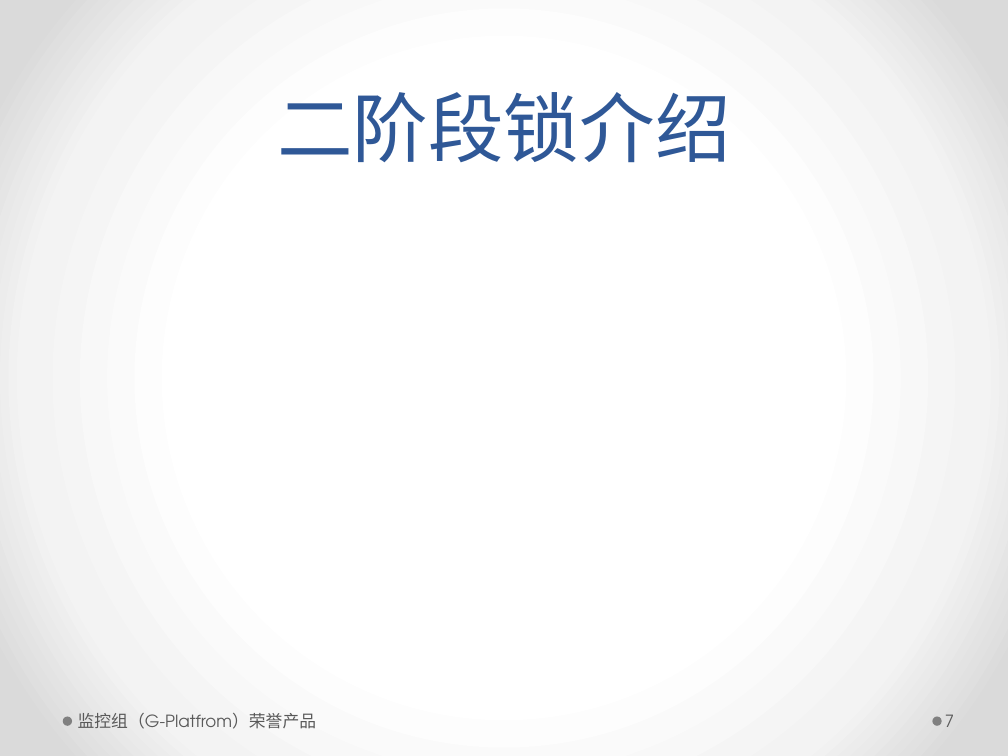
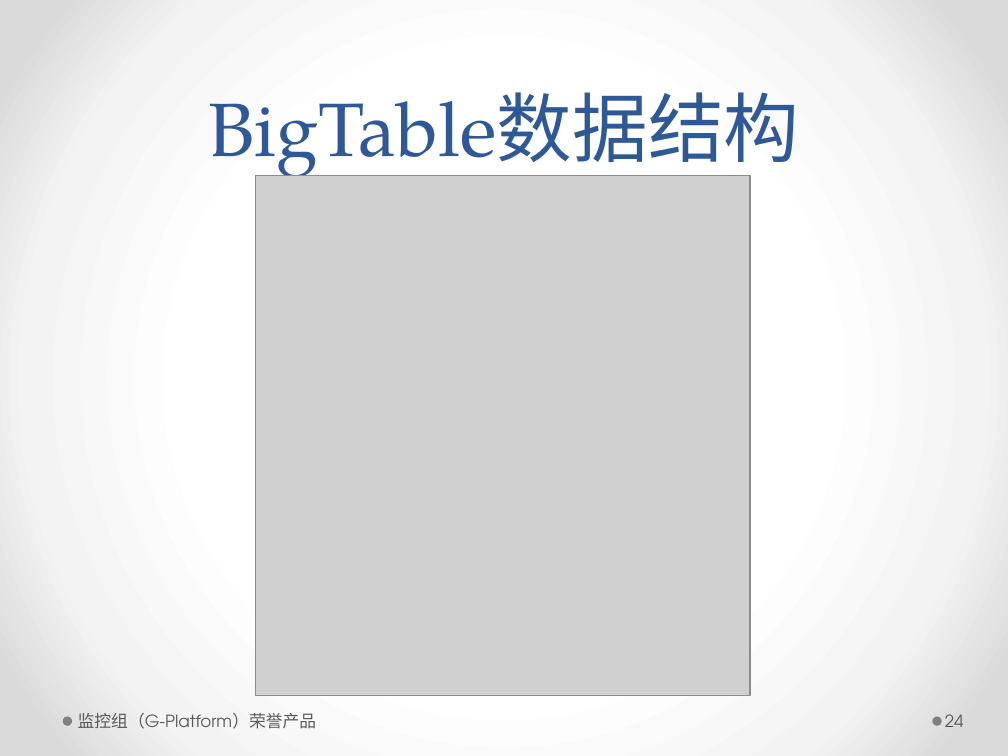
Before and after one commit to ccnt/ccntdb.core.algorithm, a slide deck: slide 24 of Algorithm/文档/ccntDB分布式数据库一致性问题.pptx (slide 7 before the commit). Drawn at 1008x756 pixels with LibreOffice and Linux fonts; fonts in the diff are those of the drawing; grey boxes stand for pictures. Boxes give left, top, right and bottom in pixels: in the first picture for what was removed or moved away, otherwise in the second. Text is boxed around its words. In the diff, an @@ line names an element or a change of style, - is before the commit and + after.

```diff
--- a/Algorithm/文档/ccntDB分布式数据库一致性问题.pptx
+++ b/Algorithm/文档/ccntDB分布式数据库一致性问题.pptx
@@ title at bbox=[209, 92, 799, 184]: text changed @@
-二阶段锁介绍
+BigTable数据结构
@@ picture added at bbox=[255, 176, 750, 696] @@
@@ text at bbox=[78, 713, 317, 729]: text changed @@
-监控组（G-Platfrom）荣誉产品
+监控组（G-Platform）荣誉产品
@@ page number at bbox=[945, 714, 964, 727]: text changed @@
-7
+24
```
Also in this commit, not shown: 9 other slides changed, 29 slides added.
